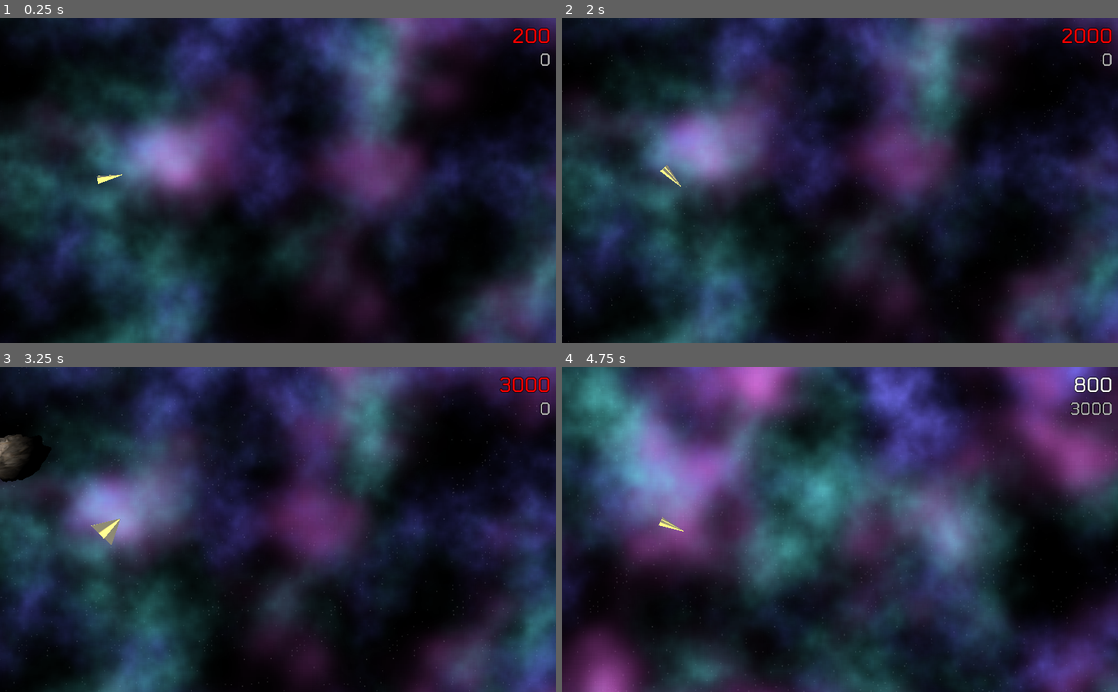
Above: before the commit, frames 1-4 (two rows, left to right).
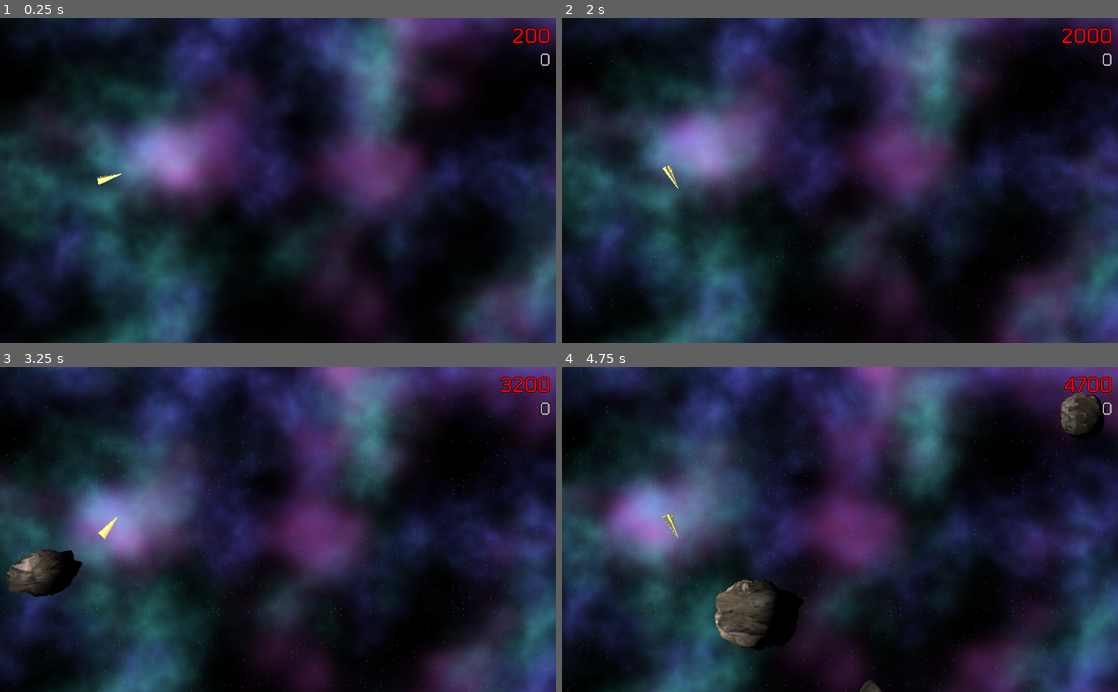
Above: after the commit, the same moments.

Repository: RichoM/godot-PhysicalBits-plugin
Game: Godot game, scene res://Main.tscn
Same seed, same stepped clock (60 frames per second), same inputs: the game is played once before the commit and once after it.
Inputs (mouse positions are in pixels of both pictures, inside the frame that each line leads up to):
- Up to frame 1 (0.25 s): no input
- Up to frame 2 (2 s): move the mouse to (962, 164) at 0.52 s; hold Space (movement_up) 0.53-1.28 s; click (962, 164) at 0.67 s; move the mouse to (728, 196) at 1.27 s
- Up to frame 3 (3.25 s): move the mouse to (333, 458) at 2.02 s; hold Space (movement_up) from 2.03 s (still down); move the mouse to (250, 594) at 2.77 s; click (250, 594) at 2.92 s
- Up to frame 4 (4.75 s): move the mouse to (1006, 578) at 3.52 s; release Space (movement_up) at 3.53 s; move the mouse to (673, 480) at 4.27 s

The runs differ from the first frame. In frame 1, less than 0.1% of the frame differs, in the area x 17-22%, y 47-52%; in frame 2, less than 0.1%; in frame 3, 11%; in frame 4, 84%, in the area x 0-100%, y 0-100%.

Commit message:
Reduced speed of both asteroids and airplane

Diff:
--- a/demos/paper_airplane/airplane.gd
+++ b/demos/paper_airplane/airplane.gd
@@ -1,8 +1,8 @@
 extends Spatial
 
 const GRAVITY = -1
-const MIN_SPEED = deg2rad(-75)
-const MAX_SPEED = deg2rad(75)
+const MIN_SPEED = deg2rad(-55)
+const MAX_SPEED = deg2rad(55)
 
 export (NodePath) onready var uzi  = get_node(uzi) as UziClient
 
--- a/demos/paper_airplane/asteroid.gd
+++ b/demos/paper_airplane/asteroid.gd
@@ -3,7 +3,7 @@
 
 export var camera : NodePath
 
-const MAX_SPEED = 0.35
+const MAX_SPEED = 0.15
 
 var speed := 1.0
 var rotation_speed := Vector2(1.0, 1.0)
